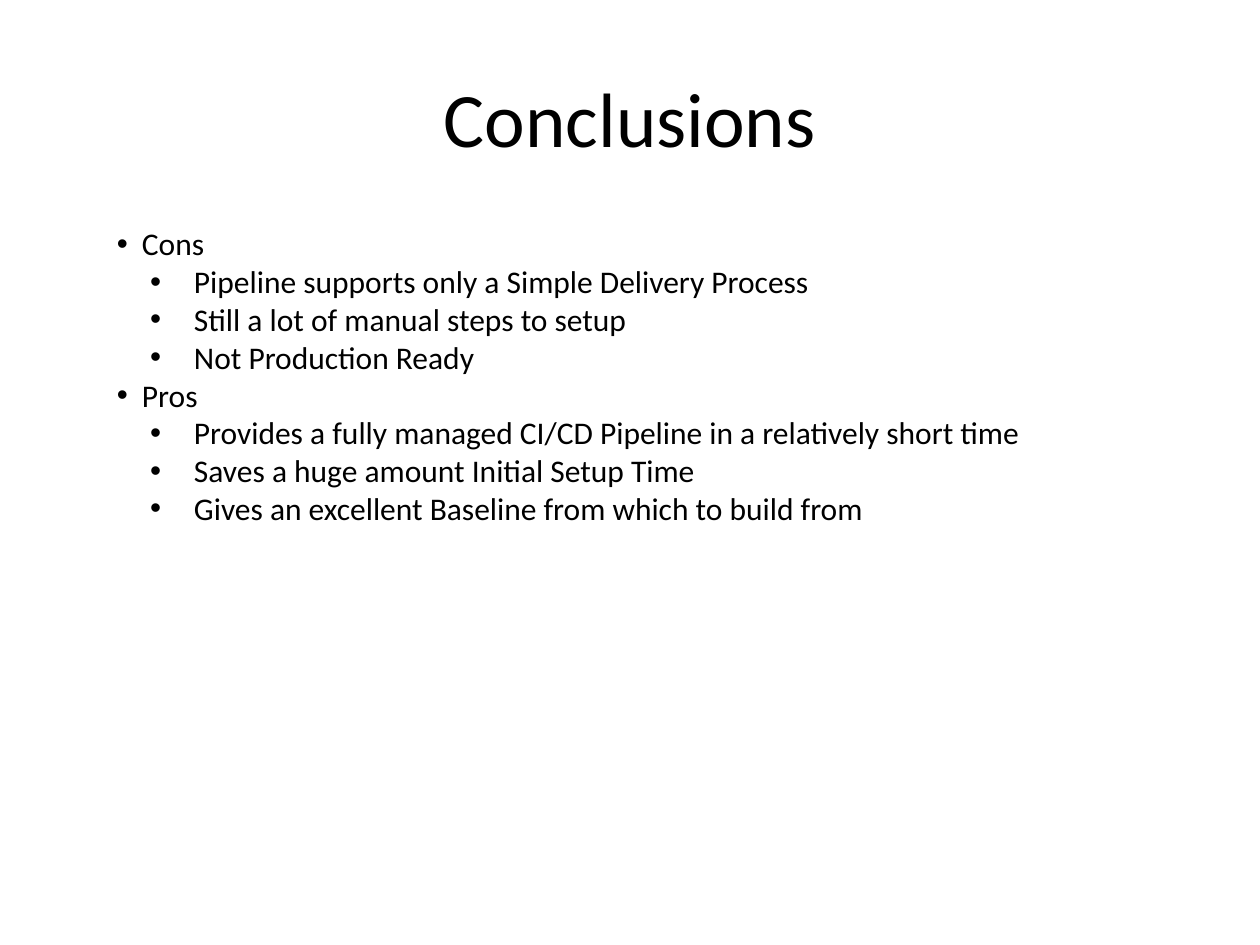
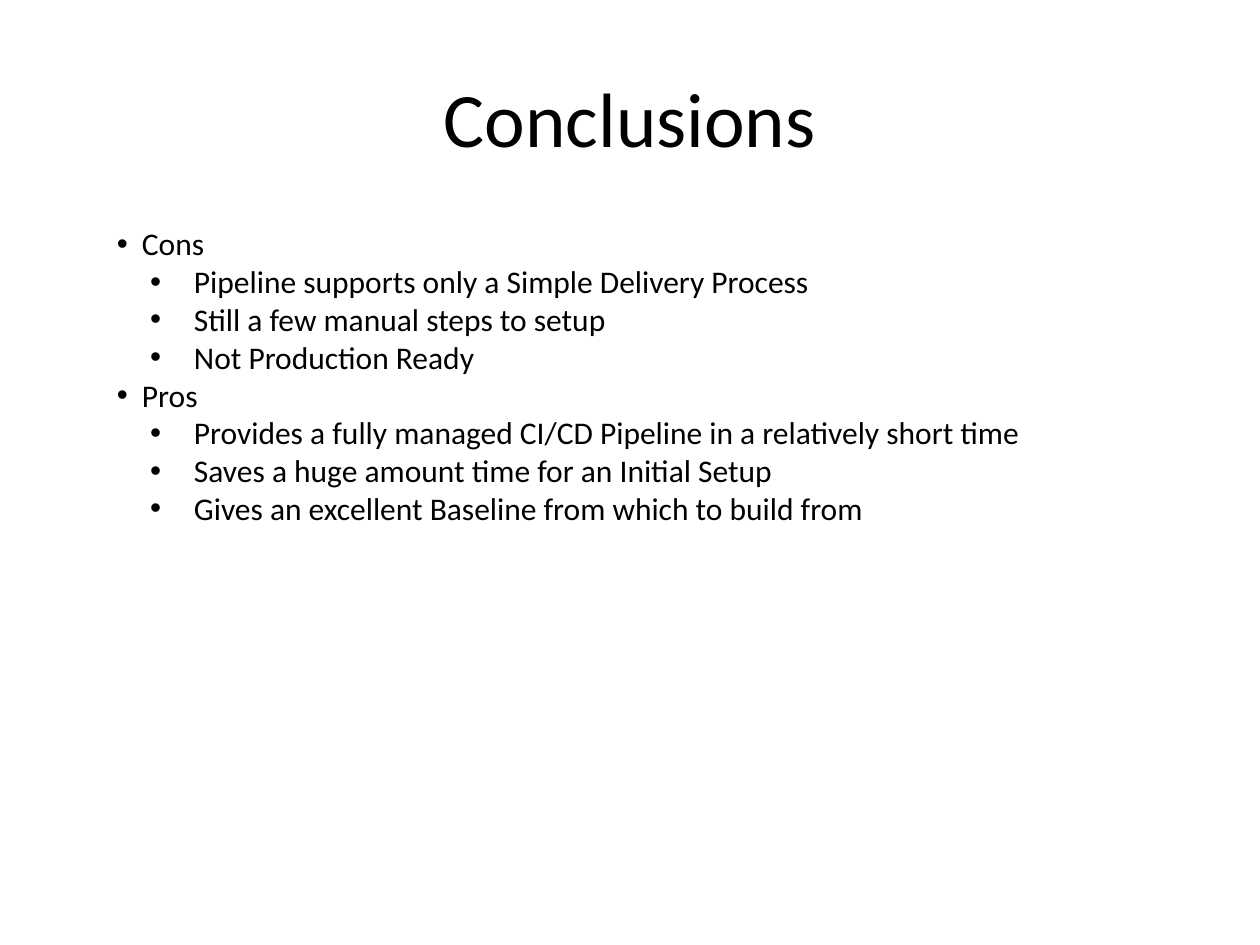
Before and after one commit to kskalvar/aws-eks-pipeline-quickstart, a slide deck: slide 12 of slides/AWS-Public-Summit-EKS-Pipeline-QuickStart.pptx. Drawn at 1260x945 pixels with LibreOffice and Linux fonts; fonts in the diff are those of the drawing; background and template pictures are left out. Boxes give left, top, right and bottom in pixels: in the first picture for what was removed or moved away, otherwise in the second. Text is boxed around its words. In the diff, an @@ line names an element or a change of style, - is before the commit and + after.

```diff
--- a/slides/AWS-Public-Summit-EKS-Pipeline-QuickStart.pptx
+++ b/slides/AWS-Public-Summit-EKS-Pipeline-QuickStart.pptx
@@ text at [194,309,605,336]: text changed @@
-  • Still a lot of manual steps to setup
+  • Still a few manual steps to setup
@@ text at [194,460,772,488]: text changed @@
-  • Saves a huge amount Initial Setup Time
+  • Saves a huge amount time for an Initial Setup
```
Also in this commit, not shown: 6 other slides changed.
